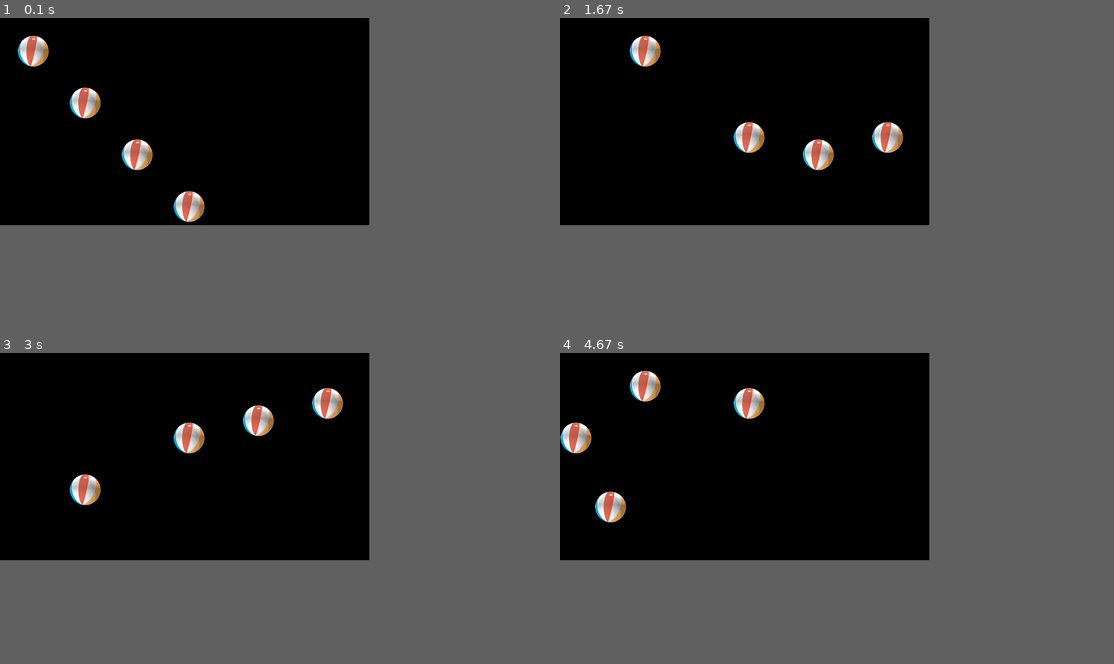
Above: before the commit, frames 1-4 (two rows, left to right).
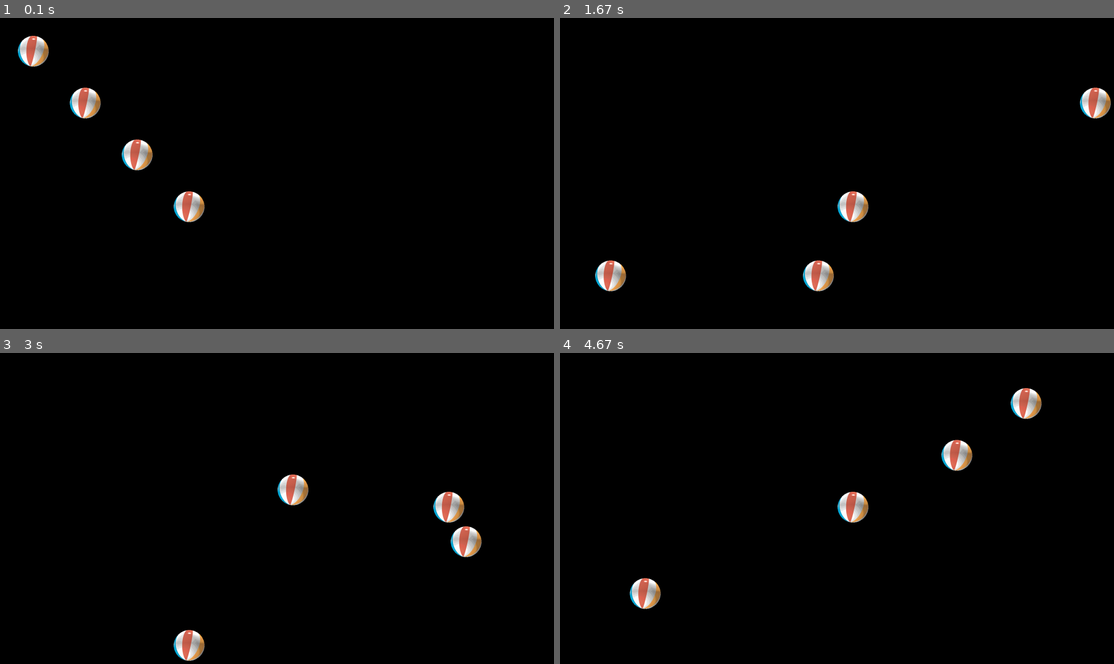
Above: after the commit, the same moments.

Repository: MseaC/PyGame-Balls
Game: pygame game, started from Balls.py
Same seed, same stepped clock (60 frames per second), same inputs: the game is played once before the commit and once after it.
Inputs:
- Up to frame 1 (0.1 s): no input
- Up to frame 2 (1.67 s): no input
- Up to frame 3 (3 s): no input
- Up to frame 4 (4.67 s): no input
In our replay, the window is 600x337 before the commit and 900x506 after it. These sizes can differ from the game's own. Grey fills any space a smaller window leaves; there, only what the larger window draws over its background counts as a difference.

The runs differ from the first frame. In frame 1, less than 0.1% of the frame differs, in the area x 13-37%, y 22-66%; in frame 2, 3.5%; in frame 3, 3.5%, in the area x 12-87%, y 11-100%; in frame 4, 3.5%.

Commit message:
Update Balls.py
testing git through pycharm and screen size increased from 1280 x 720 to 1920 x 1080

Diff:
--- a/Balls.py
+++ b/Balls.py
@@ -18,7 +18,7 @@
 
 
 ball = pygame.image.load("intro_ball.gif")
-screen = pygame.display.set_mode([1280, 720])
+screen = pygame.display.set_mode([1920, 1080])
 background = pygame.Surface(screen.get_size())
 background = background.convert()
 background.fill((0, 0, 0))
@@ -43,10 +43,12 @@
     for o in objects:
         o.move()
         # Change ball direction if reaches edge of screen
-        if o.pos.left < 0 or o.pos.right > 1280:
+        if o.pos.left < 0 or o.pos.right > 1920:
             o.speed[0] = -o.speed[0]
-        if o.pos.top < 0 or o.pos.bottom > 720:
+        if o.pos.top < 0 or o.pos.bottom > 1080:
             o.speed[1] = -o.speed[1]
         screen.blit(o.image, o.pos)
     pygame.display.update()
     pygame.time.delay(60)
+
+# Testing git through PyCharm
